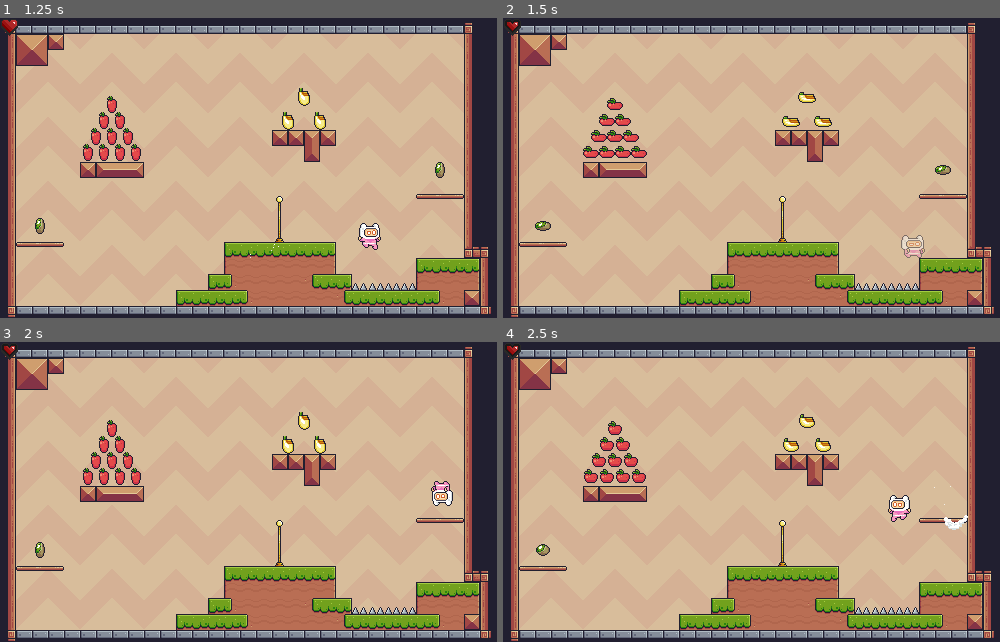
Above: before the commit, frames 1-4 (two rows, left to right).
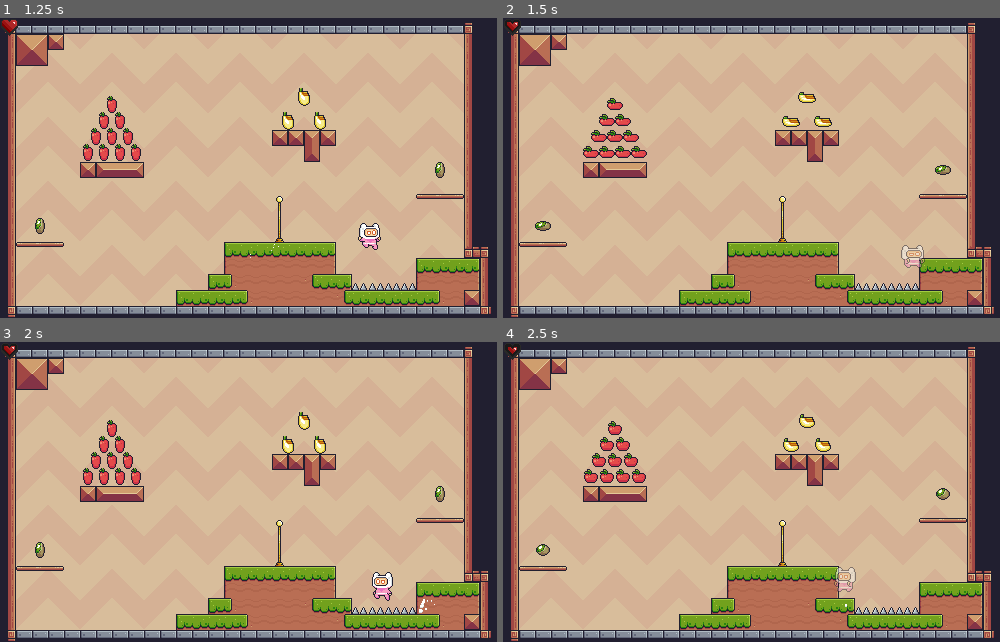
Above: after the commit, the same moments.

Repository: Javi-CD/godot4-platformer2D
Game: Godot game, scene res://src/scenes/game/game.tscn
The game is run twice, just before and just after one commit, with the same random seed, the same clock (stepped at 60 frames per second) and the same inputs.
Inputs:
- Up to frame 1 (1.25 s): hold D (right) from 0.53 s (still down); tap Space (jump) at 0.6, 0.77, 1.07 s
- Up to frame 2 (1.5 s): keep holding D (right); tap Space (jump) at 1.35 s
- Up to frame 3 (2 s): keep holding D (right); tap Space (jump) at 1.52, 1.82 s
- Up to frame 4 (2.5 s): release D (right) at 2.03 s; hold A (left) from 2.03 s (still down); tap Space (jump) at 2.1 s

Frame 1 is identical in both runs. In frame 2, 0.3% of the frame differs, in the area x 80-85%, y 72-84%; in frame 3, 0.6%; in frame 4, 0.7%, in the area x 0-94%, y 1-89%.

Commit message:
fix(player): resolve auto-jump off ledges and apply gravity during hurt state

Diff:
--- a/src/scenes/player/states/player_state_hurt.gd
+++ b/src/scenes/player/states/player_state_hurt.gd
@@ -8,11 +8,15 @@
 
 
 func physics_update(delta: float) -> void:
+	player.apply_gravity(delta)
 	player.apply_hurt_friction(delta)
 	player.move_and_slide()
 
 	if player.hurt_timer <= 0.0:
 		if player.is_on_floor():
-			state_machine.transition_to(&"Idle")
+			if abs(player.velocity.x) > 0.1:
+				state_machine.transition_to(&"Run")
+			else:
+				state_machine.transition_to(&"Idle")
 		else:
 			state_machine.transition_to(&"Fall")
--- a/src/scenes/player/states/player_state_idle.gd
+++ b/src/scenes/player/states/player_state_idle.gd
@@ -12,15 +12,12 @@
 	player.move_and_slide()
 
 	if not player.is_on_floor():
-		if player.velocity.y > 0.0:
-			state_machine.transition_to(&"Fall")
-		else:
-			state_machine.transition_to(&"Jump")
+		state_machine.transition_to(&"Fall")
+		return
+
+	if player.jump_buffer_timer > 0.0 and player.can_ground_jump():
+		state_machine.transition_to(&"Jump")
 		return
 
 	if player.input_direction != 0.0:
 		state_machine.transition_to(&"Run")
-		return
-
-	if player.jump_buffer_timer > 0.0:
-		state_machine.transition_to(&"Jump")
--- a/src/scenes/player/states/player_state_run.gd
+++ b/src/scenes/player/states/player_state_run.gd
@@ -12,13 +12,10 @@
 	player.move_and_slide()
 
 	if not player.is_on_floor():
-		if player.velocity.y > 0.0:
-			state_machine.transition_to(&"Fall")
-		else:
-			state_machine.transition_to(&"Jump")
+		state_machine.transition_to(&"Fall")
 		return
 
-	if player.jump_buffer_timer > 0.0:
+	if player.jump_buffer_timer > 0.0 and player.can_ground_jump():
 		state_machine.transition_to(&"Jump")
 		return
 
